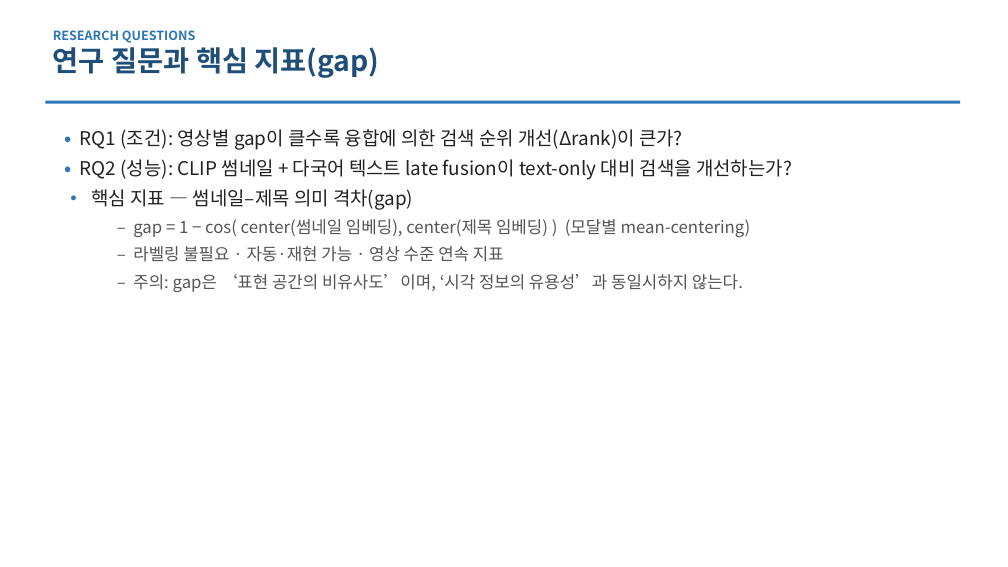
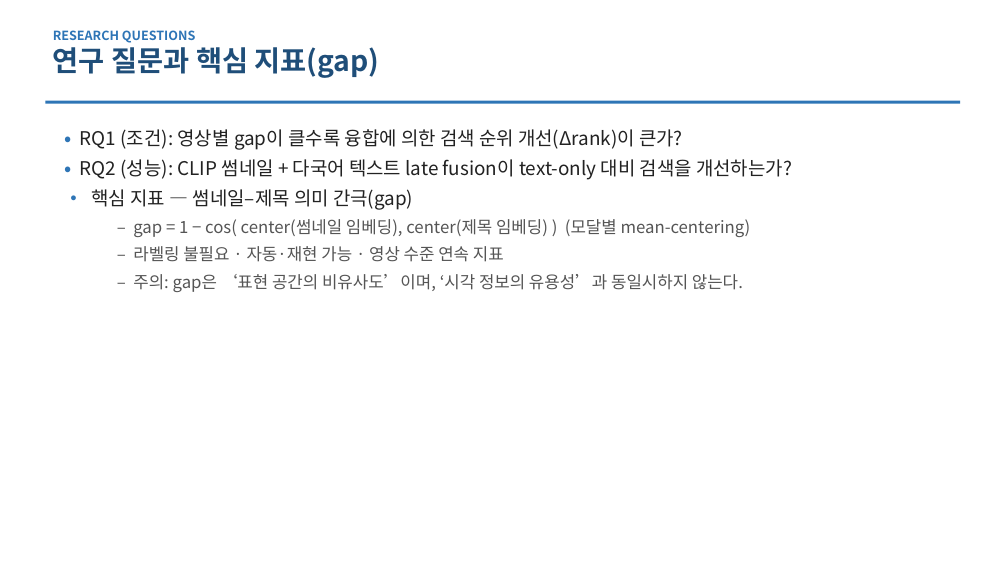
Before and after one commit to ThirdActiveDataExTech/thirdparty-metadata-ingestion, a slide deck: slide 3 of docs/research/P05_thumbnail_fusion/paper_KIICE_발표초안.pptx. Drawn at 1008x567 pixels with LibreOffice and Linux fonts; fonts in the diff are those of the drawing. Boxes give left, top, right and bottom in pixels: in the first picture for what was removed or moved away, otherwise in the second. Text is boxed around its words. In the diff, an @@ line names an element or a change of style, - is before the commit and + after.

```diff
--- a/docs/research/P05_thumbnail_fusion/paper_KIICE_발표초안.pptx
+++ b/docs/research/P05_thumbnail_fusion/paper_KIICE_발표초안.pptx
@@ text at (92, 189, 413, 210): text changed @@
-• 핵심 지표 — 썸네일–제목 의미 격차(gap)
+• 핵심 지표 — 썸네일–제목 의미 간극(gap)
```
Also in this commit, not shown: 3 other slides changed, 10 other files.
